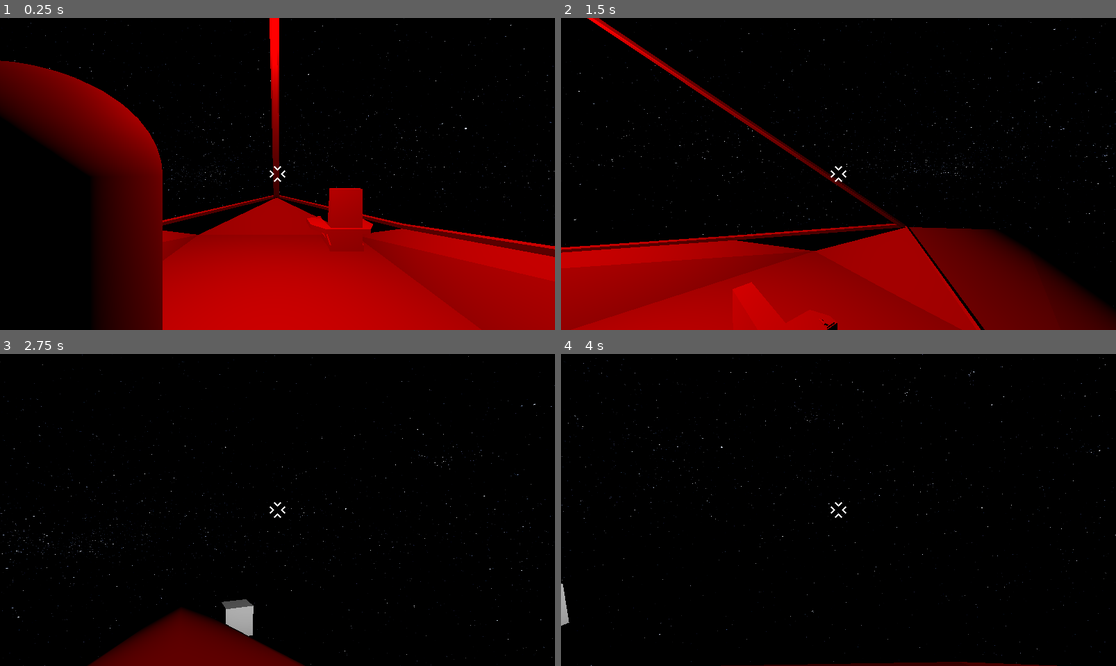
Above: before the commit, frames 1-4 (two rows, left to right).
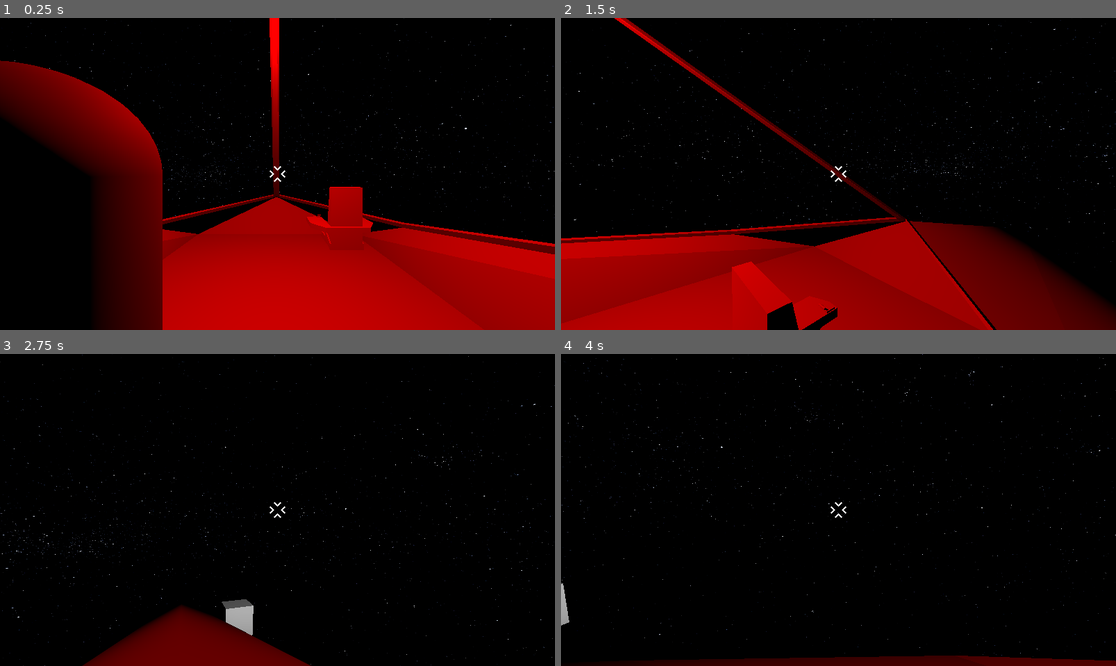
Above: after the commit, the same moments.

Repository: Greenwolf8/UntitledSpaceGame
Game: Godot game, scene res://Map.tscn
The game is run twice, just before and just after one commit, with the same random seed, the same clock (stepped at 60 frames per second) and the same inputs.
Inputs (mouse positions are in pixels of both pictures, inside the frame that each line leads up to):
- Up to frame 1 (0.25 s): no input
- Up to frame 2 (1.5 s): tap Enter at 0.5 s; move the mouse to (866, 174) at 0.52 s; hold C (camera_lock) 0.53-1.28 s; hold W (move_forward) from 0.53 s (still down); tap Space (jump) at 0.77 s; move the mouse to (810, 174) at 1.27 s; tap E (interact) at 1.35 s
- Up to frame 3 (2.75 s): keep holding W (move_forward); tap Space (jump) at 1.52 s; move the mouse to (288, 503) at 2.02 s; hold Shift (sprint) from 2.03 s (still down)
- Up to frame 4 (4 s): keep holding W (move_forward); move the mouse to (832, 516) at 2.77 s; release Shift (sprint) at 2.78 s; tap Alt at 2.85 s; tap Space (jump) at 3.02, 3.5, 3.77 s; move the mouse to (877, 513) at 3.52 s; hold C (camera_lock) from 3.53 s (still down)

The runs differ from the first frame. In frame 1, 1.1% of the frame differs, in the area x 29-100%, y 6-92%; in frame 2, 9.2%, in the area x 0-100%, y 0-100%; in frame 3, 0.5%; in frame 4, 1.8%.

Commit message:
fix: Player gravity script fix
Gravity on the player was being applied only when on the ground rather than only when not on the ground

Diff:
--- a/BonusPlayer.gd
+++ b/BonusPlayer.gd
@@ -18,7 +18,7 @@
 	var current_vertical_velocity = velocity.project(ship_basis.y)
 	var current_horizontal_velocity = velocity - velocity.project(ship_basis.y)
 
-	if not down_cast.is_colliding():
+	if down_cast.is_colliding():
 		current_vertical_velocity = Vector3.ZERO
 	else:
 		current_vertical_velocity += gravity_dir * 11 * delta
--- a/Ship.tscn
+++ b/Ship.tscn
@@ -146,7 +146,7 @@
 
 [node name="RayCast3D" type="RayCast3D" parent="Ship/Player2"]
 unique_name_in_owner = true
-transform = Transform3D(1, 0, 0, 0, 1, 0, 0, 0, 1, 0, -0.09168434, 0)
+transform = Transform3D(1, 0, 0, 0, 1, 0, 0, 0, 1, 0, 1.0095849, 0)
 collision_mask = 6
 
 [node name="Press E" type="Label" parent="Ship/Player2"]
@@ -183,7 +183,7 @@
 
 [node name="BPRayCast3D" type="RayCast3D" parent="Ship/BonusPlayer"]
 unique_name_in_owner = true
-transform = Transform3D(0.8570594, 0, 0.5152176, 0, 1, 0, -0.5152176, 0, 0.8570594, 0, 0.26092768, 0)
+transform = Transform3D(0.8570594, 0, 0.5152176, 0, 1, 0, -0.5152176, 0, 0.8570594, 0, 0.9861288, 0)
 collision_mask = 6
 
 [node name="OmniLight3D2" type="OmniLight3D" parent="Ship"]
--- a/player2r.gd
+++ b/player2r.gd
@@ -3,7 +3,6 @@
 @export var camera: Camera3D
 @onready var down_cast: RayCast3D = %RayCast3D
 @onready var front_cast: RayCast3D = %FrontCast
-@onready var speed_label: Label = %Speed
 
 const walk := 5
 const sprint := 10
@@ -51,7 +50,6 @@
 	if input_dir != Vector2.ZERO:
 		direction = (forward * -input_dir.y) + (right * input_dir.x)
 
-	var gravity_dir = -ship_basis.y
 
 	var current_horizontal_velocity = velocity - velocity.project(ship_basis.y)
 	var current_vertical_velocity = velocity.project(ship_basis.y)
@@ -60,12 +58,12 @@
 		current_horizontal_velocity = direction * current_speed
 	else:
 		current_horizontal_velocity = current_horizontal_velocity.move_toward(Vector3.ZERO, current_speed * delta * 10)
-	if not down_cast.is_colliding():
+	if down_cast.is_colliding():
 		current_vertical_velocity = Vector3.ZERO
 		if Input.is_action_just_pressed("jump"):
 			current_vertical_velocity = ship_basis.y * 4.5
 	else:
-		current_vertical_velocity += gravity_dir * 11 * delta
+		current_vertical_velocity += -ship_basis.y * 11 * delta
 
 	velocity = current_horizontal_velocity + current_vertical_velocity
 
